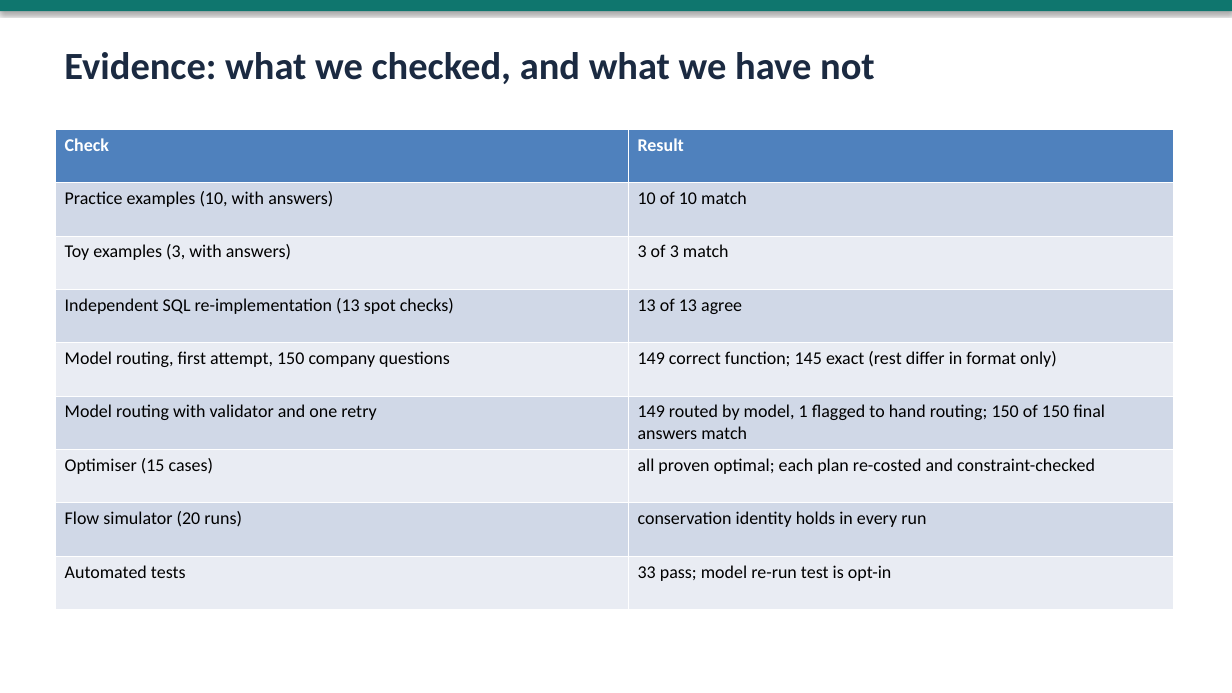
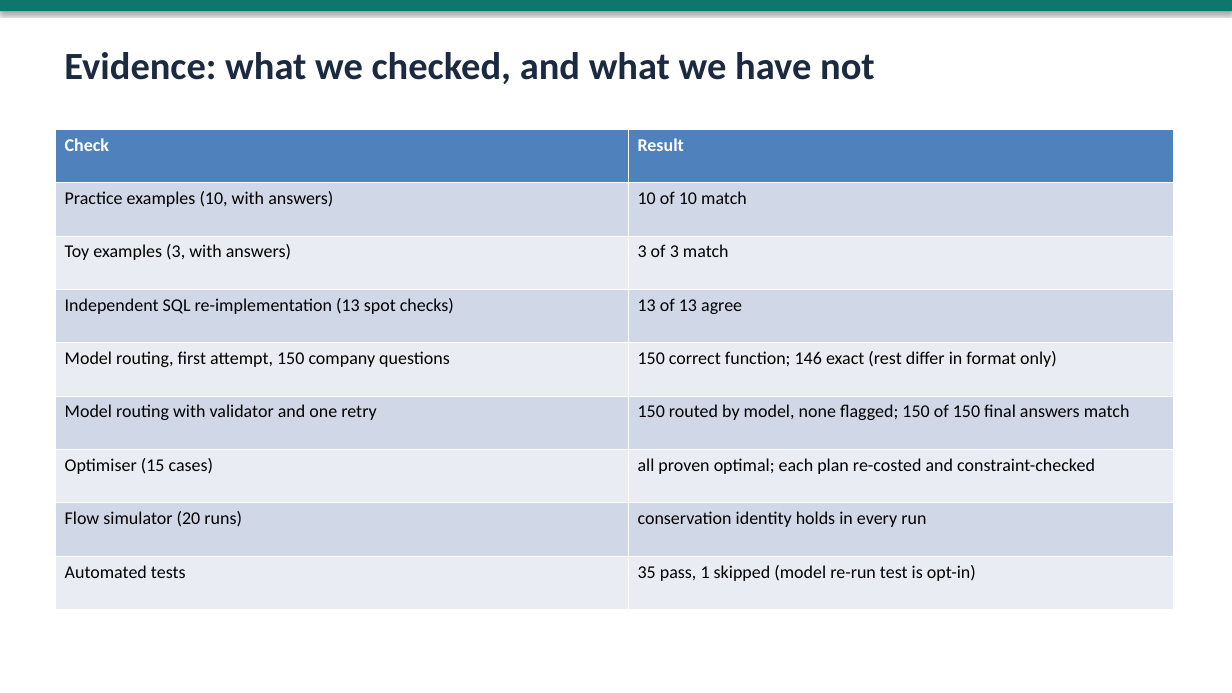
Before and after one commit to Karen2007/sixt-hackathon-2026, a slide deck: slide 4 of Project_5/submission/slides.pptx. Drawn at 1232x693 pixels with LibreOffice and Linux fonts; fonts in the diff are those of the drawing. Boxes give left, top, right and bottom in pixels: in the first picture for what was removed or moved away, otherwise in the second. Text is boxed around its words. In the diff, an @@ line names an element or a change of style, - is before the commit and + after.

```diff
--- a/Project_5/submission/slides.pptx
+++ b/Project_5/submission/slides.pptx
@@ table at [55, 129, 1174, 610] @@
-row 5, column 2: 149 correct function; 145 exact (rest differ in format only)
+row 5, column 2: 150 correct function; 146 exact (rest differ in format only)
-row 6, column 2: 149 routed by model, 1 flagged to hand routing; 150 of 150 final answers match
+row 6, column 2: 150 routed by model, none flagged; 150 of 150 final answers match
-row 9, column 2: 33 pass; model re-run test is opt-in
+row 9, column 2: 35 pass, 1 skipped (model re-run test is opt-in)
```
Also in this commit, not shown: 1 other slide changed, 2 other files.
